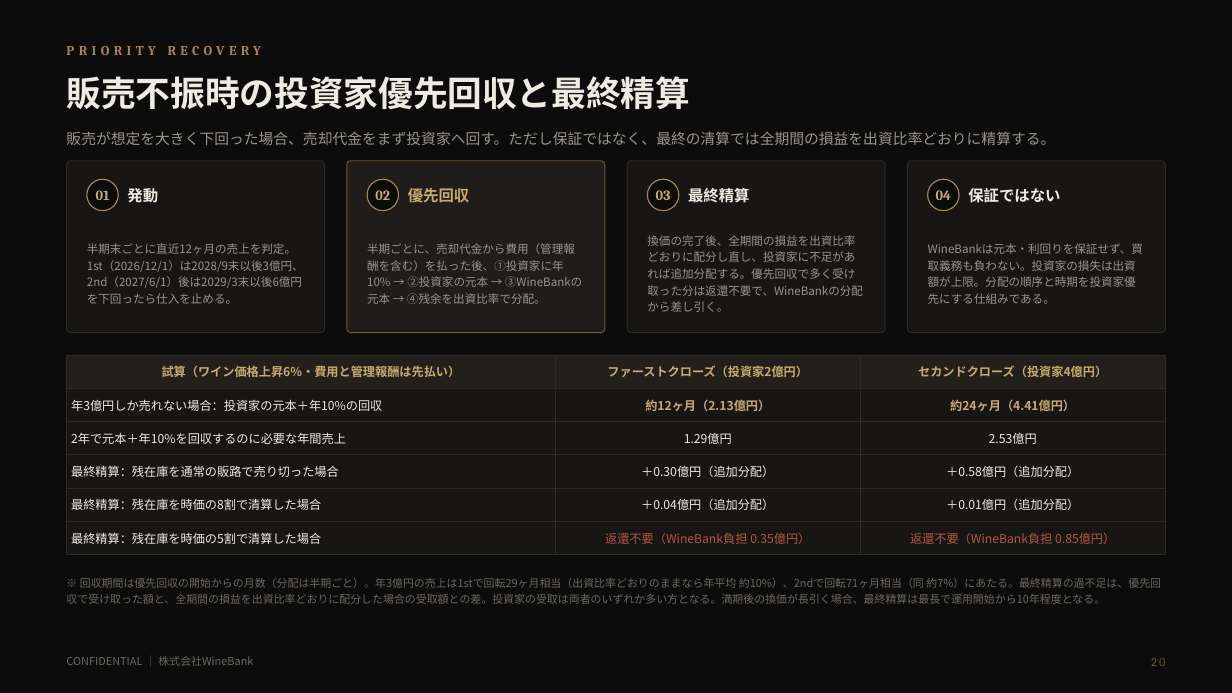
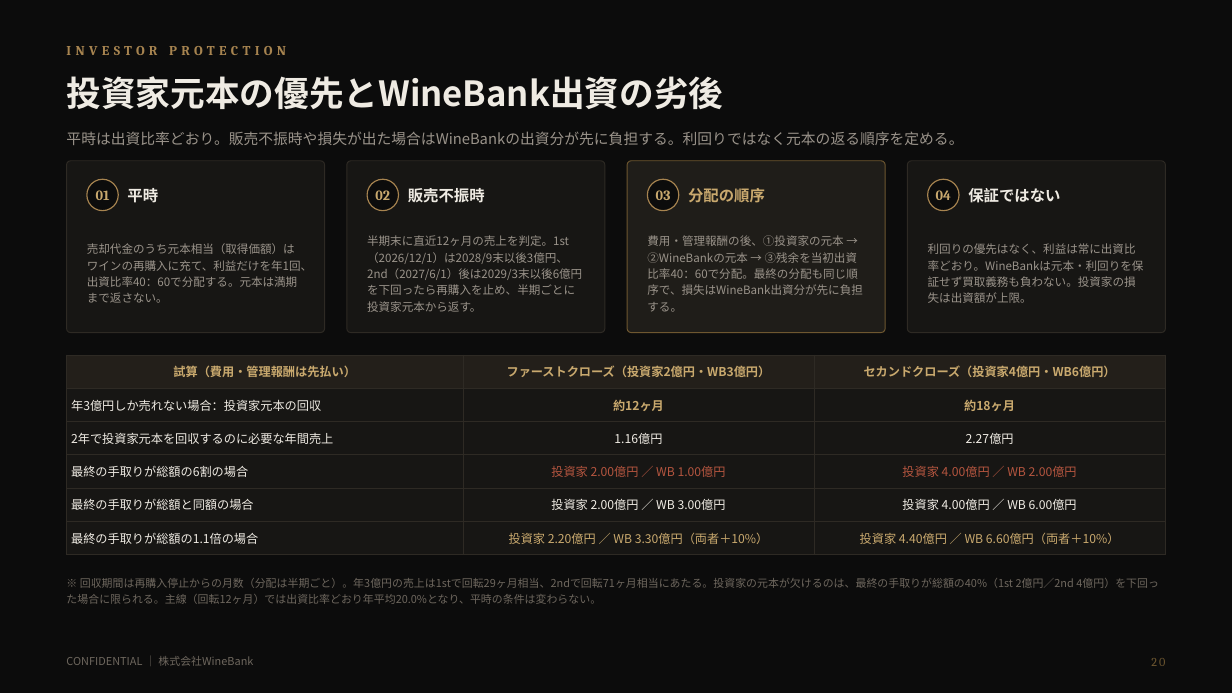
Before and after one commit to nakano-winebank/wine-auction, a slide deck: slide 21 of docs/wine-fund/WineBank_ワインファンドSPC組成提案_山本案_時価マイナスα型_20261020.pptx. Drawn at 1232x693 pixels with LibreOffice and Linux fonts; fonts in the diff are those of the drawing. Boxes give left, top, right and bottom in pixels: in the first picture for what was removed or moved away, otherwise in the second. Text is boxed around its words. In the diff, an @@ line names an element or a change of style, - is before the commit and + after.

```diff
--- a/docs/wine-fund/WineBank_ワインファンドSPC組成提案_山本案_時価マイナスα型_20261020.pptx
+++ b/docs/wine-fund/WineBank_ワインファンドSPC組成提案_山本案_時価マイナスα型_20261020.pptx
@@ text at [66, 46, 286, 55]: text changed @@
-PRIORITY RECOVERY
+INVESTOR PROTECTION
@@ text at [66, 76, 723, 109]: text changed @@
-販売不振時の投資家優先回収と最終精算
+投資家元本の優先とWineBank出資の劣後
@@ text at [66, 131, 963, 145]: text changed @@
-販売が想定を大きく下回った場合、売却代金をまず投資家へ回す。ただし保証ではなく、最終の清算では全期間の損益を出資比率どおりに精算する。
+平時は出資比率どおり。販売不振時や損失が出た場合はWineBankの出資分が先に負担する。利回りではなく元本の返る順序を定める。
@@ rounded rectangle at [347, 161, 604, 333]: fill #1F1D19 to #171614; outline #6E5730 0.75 pt to #2E2A24 0.75 pt @@
@@ rounded rectangle at [628, 161, 885, 333]: fill #171614 to #1F1D19; outline #2E2A24 0.75 pt to #6E5730 0.75 pt @@
@@ text at [127, 188, 158, 203]: text changed @@
-発動
+平時
@@ text at [408, 188, 485, 203]: text changed; text colour #C9A96E to #EFEBE3 @@
-優先回収
+販売不振時
@@ text at [688, 188, 765, 203]: text changed; text colour #EFEBE3 to #C9A96E @@
-最終精算
+分配の順序
@@ text at [367, 235, 582, 312]: text changed @@
-半期ごとに、売却代金から費用（管理報酬を含む）を払った後、①投資家に年10% → ②投資家の元本 → ③WineBankの元本 → ④残余を出資比率で分配。
+半期末に直近12ヶ月の売上を判定。1st（2026/12/1）は2028/9末以後3億円、2nd（2027/6/1）後は2029/3末以後6億円を下回ったら再購入を止め、半期ごとに投資家元本から返す。
@@ text at [647, 235, 863, 312]: text changed @@
-換価の完了後、全期間の損益を出資比率どおりに配分し直し、投資家に不足があれば追加分配する。優先回収で多く受け取った分は返還不要で、WineBankの分配から差し引く。
+費用・管理報酬の後、①投資家の元本 → ②WineBankの元本 → ③残余を当初出資比率40：60で分配。最終の分配も同じ順序で、損失はWineBank出資分が先に負担する。
@@ text at [87, 243, 312, 303]: text changed @@
-半期末ごとに直近12ヶ月の売上を判定。1st（2026/12/1）は2028/9末以後3億円、2nd（2027/6/1）後は2029/3末以後6億円を下回ったら仕入を止める。
+売却代金のうち元本相当（取得価額）はワインの再購入に充て、利益だけを年1回、出資比率40：60で分配する。元本は満期まで返さない。
@@ text at [928, 243, 1144, 303]: text changed @@
-WineBankは元本・利回りを保証せず、買取義務も負わない。投資家の損失は出資額が上限。分配の順序と時期を投資家優先にする仕組みである。
+利回りの優先はなく、利益は常に出資比率どおり。WineBankは元本・利回りを保証せず買取義務も負わない。投資家の損失は出資額が上限。
@@ table at [67, 355, 1165, 548] @@
-row 1: 試算（ワイン価格上昇6%・費用と管理報酬は先払い） | ファーストクローズ（投資家2億円） | セカンドクローズ（投資家4億円）
+row 1: 試算（費用・管理報酬は先払い） | ファーストクローズ（投資家2億円・WB3億円） | セカンドクローズ（投資家4億円・WB6億円）
-row 2: 年3億円しか売れない場合：投資家の元本＋年10%の回収 | 約12ヶ月（2.13億円） | 約24ヶ月（4.41億円）
+row 2: 年3億円しか売れない場合：投資家元本の回収 | 約12ヶ月 | 約18ヶ月
-row 3: 2年で元本＋年10%を回収するのに必要な年間売上 | 1.29億円 | 2.53億円
+row 3: 2年で投資家元本を回収するのに必要な年間売上 | 1.16億円 | 2.27億円
-row 4: 最終精算：残在庫を通常の販路で売り切った場合 | ＋0.30億円（追加分配） | ＋0.58億円（追加分配）
+row 4: 最終の手取りが総額の6割の場合 | 投資家 2.00億円 ／ WB 1.00億円 | 投資家 4.00億円 ／ WB 2.00億円
-row 5: 最終精算：残在庫を時価の8割で清算した場合 | ＋0.04億円（追加分配） | ＋0.01億円（追加分配）
+row 5: 最終の手取りが総額と同額の場合 | 投資家 2.00億円 ／ WB 3.00億円 | 投資家 4.00億円 ／ WB 6.00億円
-row 6: 最終精算：残在庫を時価の5割で清算した場合 | 返還不要（WineBank負担 0.35億円） | 返還不要（WineBank負担 0.85億円）
+row 6: 最終の手取りが総額の1.1倍の場合 | 投資家 2.20億円 ／ WB 3.30億円（両者＋10%） | 投資家 4.40億円 ／ WB 6.60億円（両者＋10%）
@@ text at [66, 578, 1159, 604]: text changed @@
-※ 回収期間は優先回収の開始からの月数（分配は半期ごと）。年3億円の売上は1stで回転29ヶ月相当（出資比率どおりのままなら年平均 約10%）、2ndで回転71ヶ月相当（同 約7%）にあたる。最終精算の過不足は、優先回収で受け取った額と、全期間の損益を出資比率どおりに配分した場合の受取額との差。投資家の受取は両者のいずれか多い方となる。満期後の換価が長引く場合、最終精算は最長で運用開始から10年程度となる。
+※ 回収期間は再購入停止からの月数（分配は半期ごと）。年3億円の売上は1stで回転29ヶ月相当、2ndで回転71ヶ月相当にあたる。投資家の元本が欠けるのは、最終の手取りが総額の40%（1st 2億円／2nd 4億円）を下回った場合に限られる。主線（回転12ヶ月）では出資比率どおり年平均20.0%となり、平時の条件は変わらない。
```
Also in this commit, not shown: 1 other slide changed, 6 other files.
